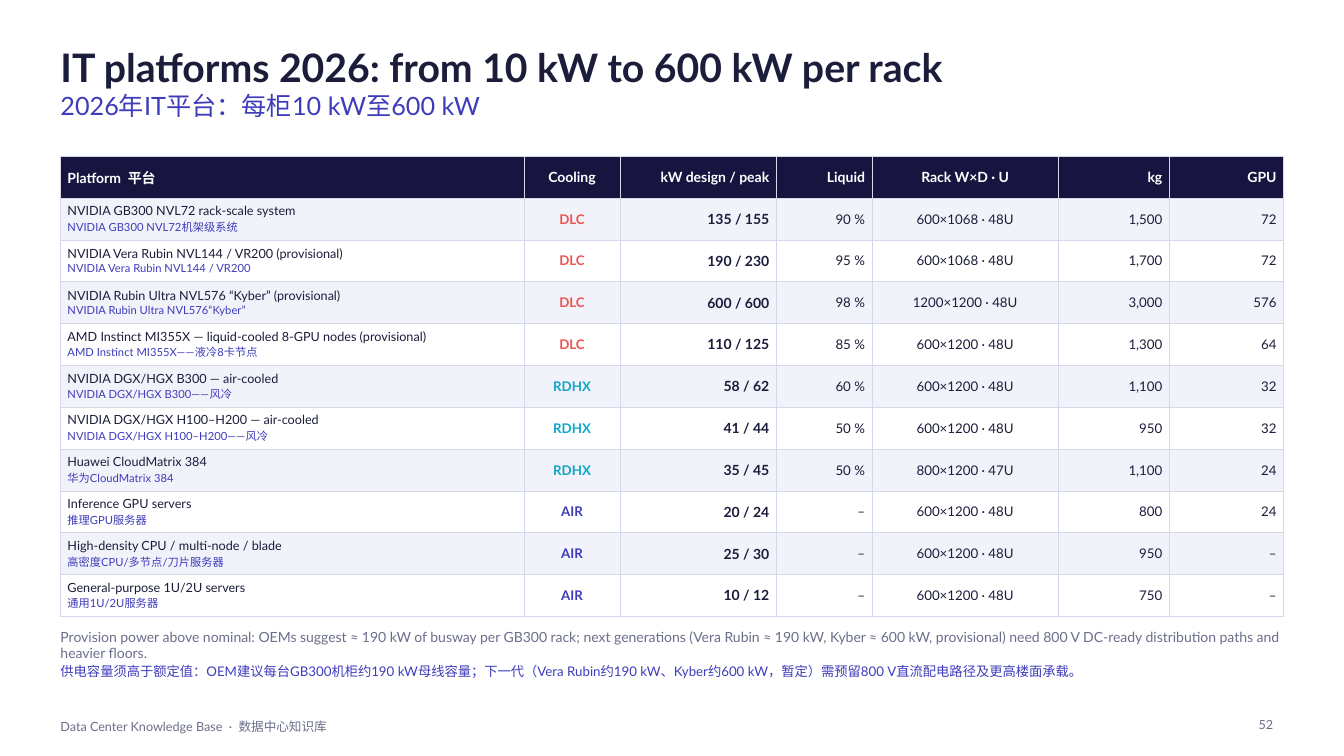
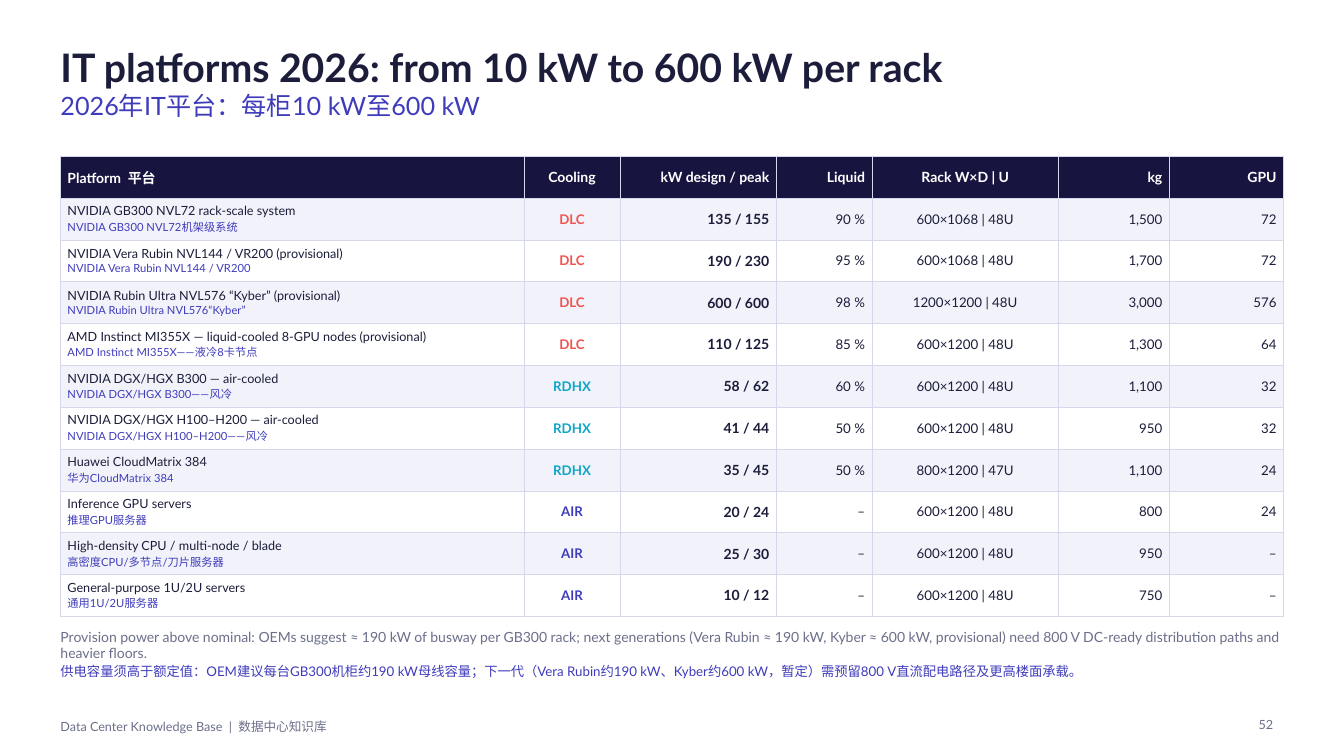
Before and after one commit to Alexandervsq/Data-Center-Project-Assessment, a slide deck: slide 52 of downloads/Data Center Knowledge Base (EN-ZH).pptx. Drawn at 1344x756 pixels with LibreOffice and Linux fonts; fonts in the diff are those of the drawing. Boxes give left, top, right and bottom in pixels: in the first picture for what was removed or moved away, otherwise in the second. Text is boxed around its words. In the diff, an @@ line names an element or a change of style, - is before the commit and + after.

```diff
--- a/downloads/Data Center Knowledge Base (EN-ZH).pptx
+++ b/downloads/Data Center Knowledge Base (EN-ZH).pptx
@@ table at box(60, 156, 1284, 612) @@
-row 1, column 5: Rack W×D · U
+row 1, column 5: Rack W×D | U
-row 2, column 5: 600×1068 · 48U
+row 2, column 5: 600×1068 | 48U
-row 3, column 5: 600×1068 · 48U
+row 3, column 5: 600×1068 | 48U
-row 4, column 5: 1200×1200 · 48U
+row 4, column 5: 1200×1200 | 48U
-row 5, column 5: 600×1200 · 48U
+row 5, column 5: 600×1200 | 48U
-row 6, column 5: 600×1200 · 48U
+row 6, column 5: 600×1200 | 48U
-row 7, column 5: 600×1200 · 48U
+row 7, column 5: 600×1200 | 48U
-row 8, column 5: 800×1200 · 47U
+row 8, column 5: 800×1200 | 47U
-row 9, column 5: 600×1200 · 48U
+row 9, column 5: 600×1200 | 48U
-row 10, column 5: 600×1200 · 48U
+row 10, column 5: 600×1200 | 48U
-row 11, column 5: 600×1200 · 48U
+row 11, column 5: 600×1200 | 48U
@@ text at box(60, 720, 326, 734): text changed @@
-Data Center Knowledge Base · 数据中心知识库
+Data Center Knowledge Base | 数据中心知识库
```
Also in this commit, not shown: 78 other slides changed, 22 other files.
